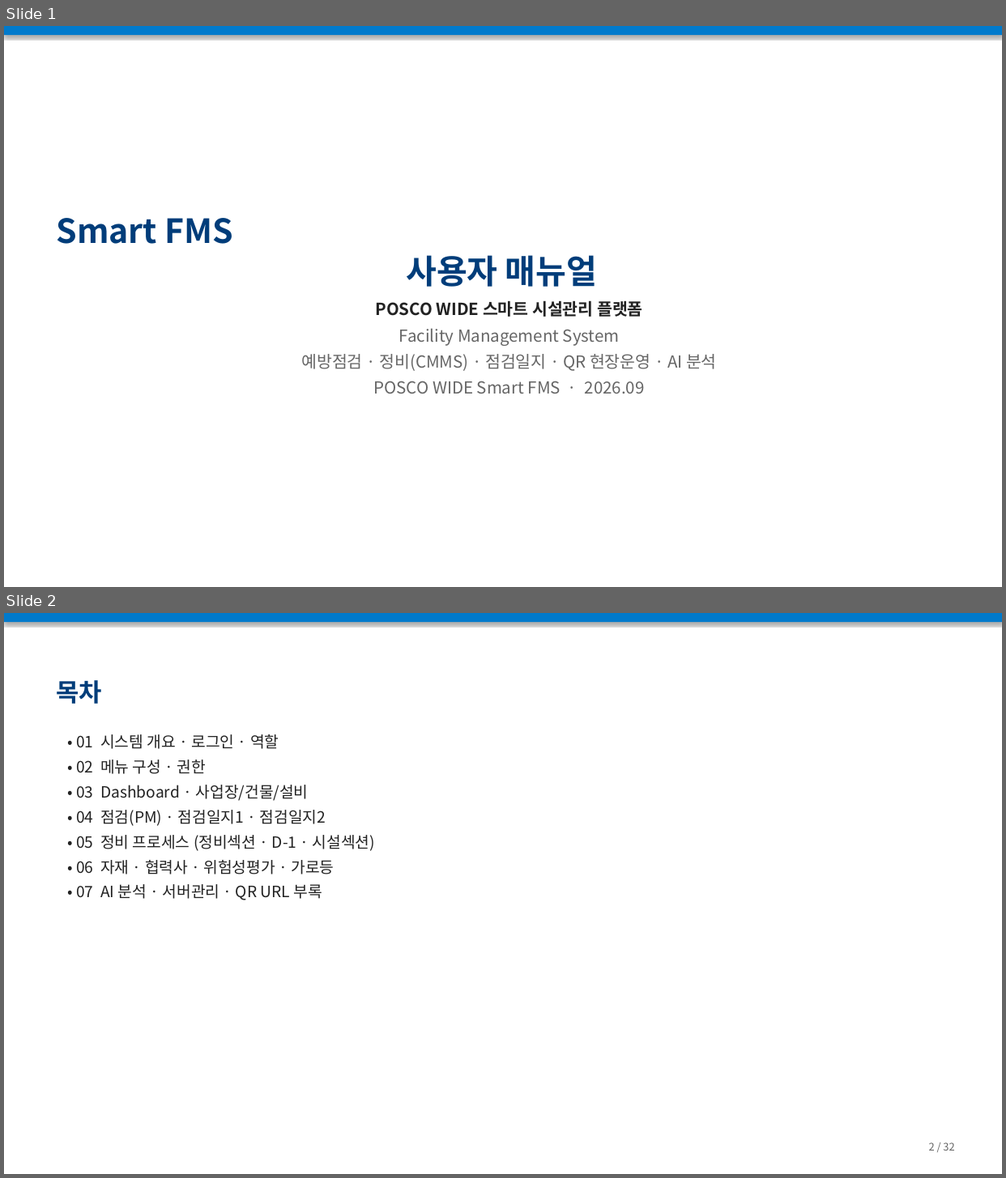
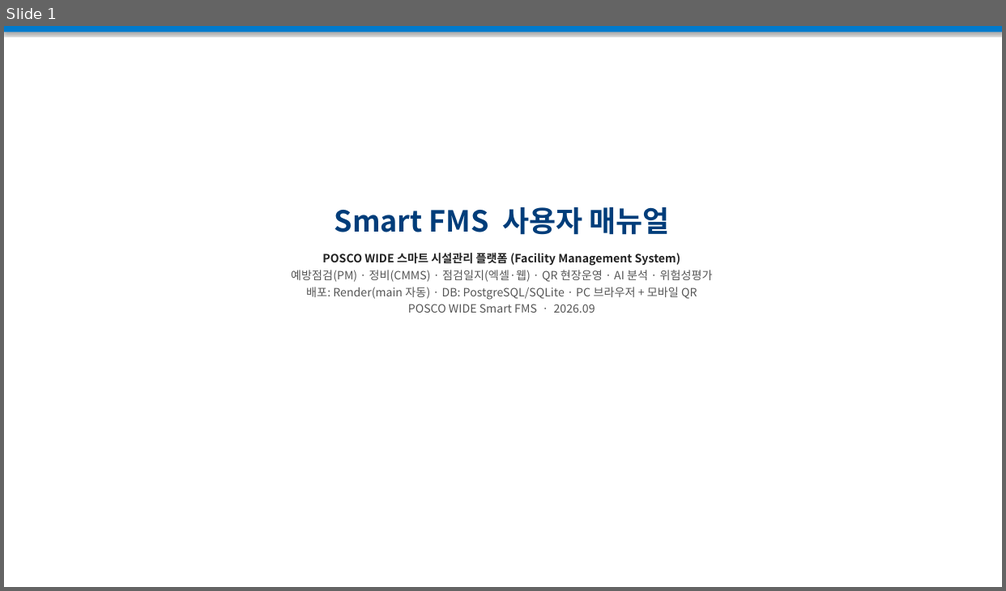
Before and after one commit to hongkiryong-ux/smart-fms, a slide deck: docs/Smart_FMS_사용매뉴얼.pptx. Shown one above the other, each under a label of ours: slides 1 and 2 before the commit, slide 1 after it. The pictures are 1006x1178 and 1006x591 pixels, drawn with LibreOffice and Linux fonts; fonts in the diff are those of the drawing. Boxes give left, top, right and bottom in pixels: in the first picture for what was removed or moved away, otherwise in the second. Text is boxed around its words. In the diff, an @@ line names an element or a change of style, - is before the commit and + after.

```diff
--- a/docs/Smart_FMS_사용매뉴얼.pptx
+++ b/docs/Smart_FMS_사용매뉴얼.pptx
@@ slide 2 removed at [4,613,1002,1174], background #FFFFFF @@
@@ rectangle removed at [4,613,1002,622] @@
@@ text removed at [56,680,102,704] @@
-목차
@@ text removed at [76,735,375,901] @@
-• 01 시스템 개요 · 로그인 · 역할
-• 02 메뉴 구성 · 권한
-• 03 Dashboard · 사업장/건물/설비
-• 04 점검(PM) · 점검일지1 · 점검일지2
-• 05 정비 프로세스 (정비섹션 · D-1 · 시설섹션)
-• 06 자재 · 협력사 · 위험성평가 · 가로등
-• 07 AI 분석 · 서버관리 · QR URL 부록
@@ text removed at [929,1143,954,1151] @@
-2 / 32
@@ slide 1 changed as well @@
@@ rectangle: place and size @@
-rectangle at [4,26,1002,35]
+rectangle at [4,26,1002,32]
@@ text "Smart FMS 사용자 매뉴얼": place and size @@
-text "Smart FMS 사용자 매뉴얼" at [56,218,597,287]
+text "Smart FMS 사용자 매뉴얼" at [334,207,669,235]
@@ text "Smart FMS 사용자 매뉴얼" at [334,207,669,235]: size 32 to 28 pt @@
@@ text "POSCO WIDE 스마트 시설관리 플랫폼 ...": place and size @@
-text "POSCO WIDE 스마트 시설관리 플랫폼 ..." at [301,301,717,394]
+text "POSCO WIDE 스마트 시설관리 플랫폼 ..." at [291,251,713,313]
@@ text at [291,251,713,300]: text changed; size 16 to 11 pt; text colour #666666 to #555555 @@
-POSCO WIDE 스마트 시설관리 플랫폼
-Facility Management System
-예방점검 · 정비(CMMS) · 점검일지 · QR 현장운영 · AI 분석
+POSCO WIDE 스마트 시설관리 플랫폼 (Facility Management System)
+예방점검(PM) · 정비(CMMS) · 점검일지(엑셀·웹) · QR 현장운영 · AI 분석 · 위험성평가
+배포: Render(main 자동) · DB: PostgreSQL/SQLite · PC 브라우저 + 모바일 QR
@@ text at [408,304,595,313]: size 16 to 11 pt, text colour #666666 to #555555 in "POSCO WIDE Smart FMS · 2026.09"; less space between paragraphs @@
```
Also in this commit, not shown: 4 other slides changed, 5 slides added, 26 other slides removed, 1 other file.
